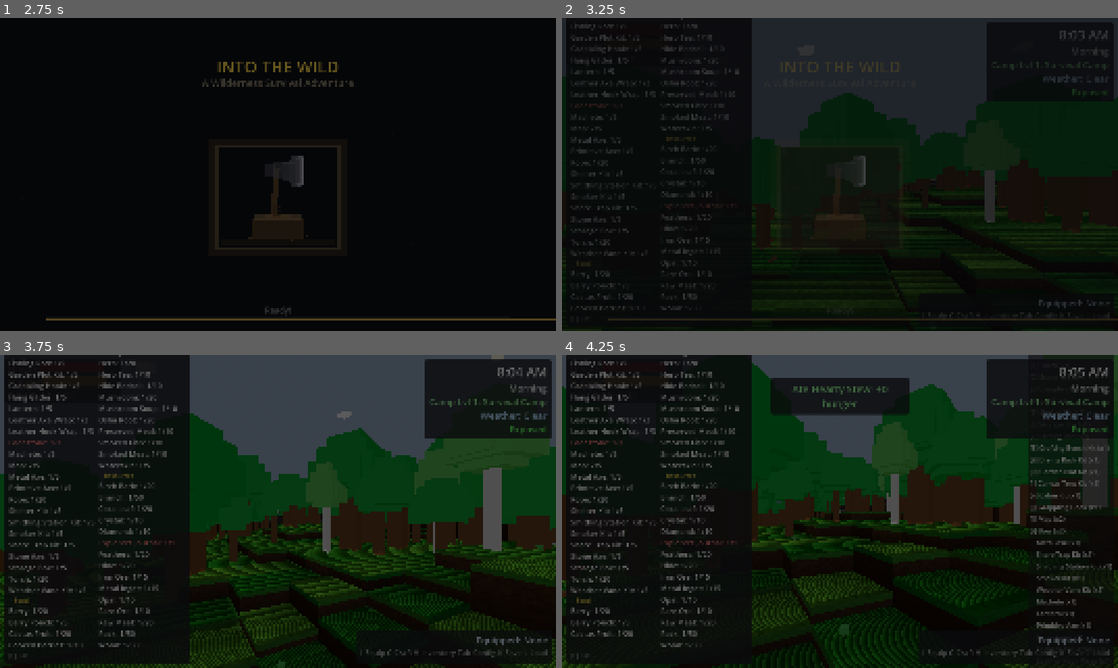
Above: before the commit, frames 1-4 (two rows, left to right).
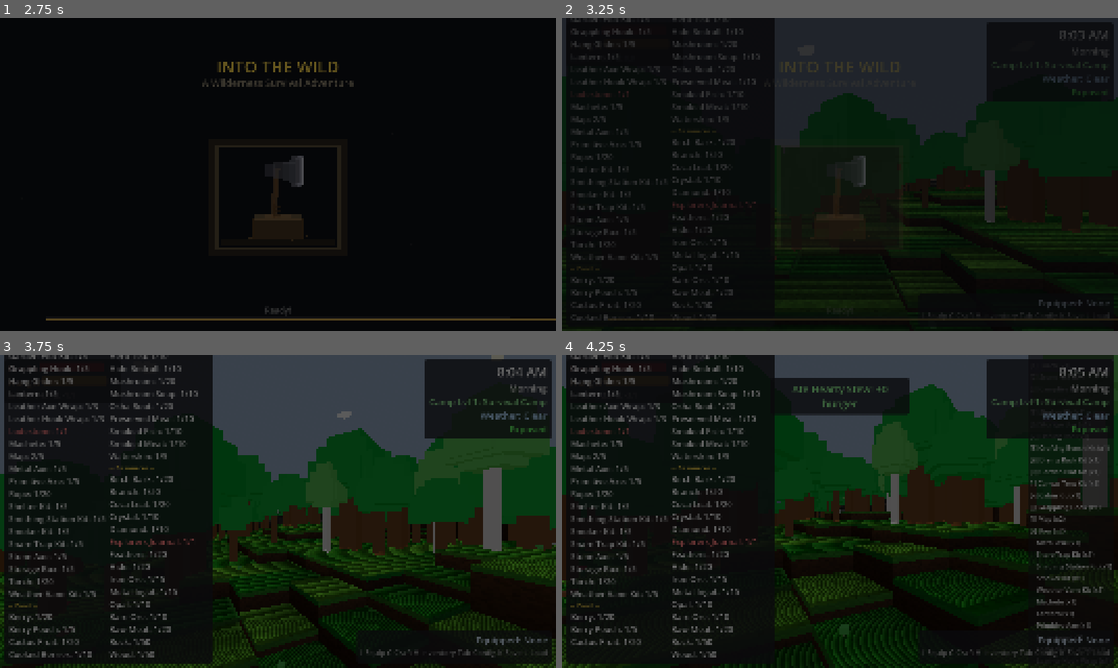
Above: after the commit, the same moments.

Repository: adchamberlain/into-the-wild
Game: Godot game, scene res://scenes/main.tscn
The game is run twice, just before and just after one commit, with the same random seed, the same clock (stepped at 60 frames per second) and the same inputs.
Inputs (mouse positions are in pixels of both pictures, inside the frame that each line leads up to):
- Up to frame 1 (2.75 s): tap Enter at 0.5, 2 s; move the mouse to (305, 174) at 0.52 s; hold F (eat) 0.53-1.28 s; hold W (move_forward) from 0.53 s (still down); click (305, 174) at 0.67 s; tap Space (jump) at 0.77, 1.07, 1.25, 1.52, 1.82 s; move the mouse to (250, 174) at 1.27 s; tap C (crouch) at 1.35 s; tap F (eat) at 1.55, 2.3 s; move the mouse to (289, 168) at 2.02 s; hold T (cycle_ammo) from 2.03 s (still down)
- Up to frame 2 (3.25 s): keep holding W (move_forward); move the mouse to (834, 180) at 2.77 s; release T (cycle_ammo) at 2.78 s; tap F (eat) at 2.85 s; click (834, 180) at 2.92 s; tap Space (jump) at 3.02 s
- Up to frame 3 (3.75 s): keep holding W (move_forward); tap Space (jump) at 3.32 s; move the mouse to (316, 514) at 3.52 s; hold E (interact) from 3.53 s (still down)
- Up to frame 4 (4.25 s): keep holding W (move_forward); keep holding E (interact); tap Space (jump) at 3.77, 4.07 s; tap F (eat) at 3.8 s; tap I (open_inventory) at 4.15 s

Frame 1 is identical in both runs. In frame 2, 5.4% of the frame differs, in the area x 1-39%, y 0-97%; in frame 3, 9.7%, in the area x 1-39%, y 0-99%; in frame 4, 9.2%.

Commit message:
Adjust inventory font sizes, remove eat hint, add controller toggle
Set inventory font sizes halfway between previous values (items 36px,
headers 29px, title 40px). Remove the eat hint label from the inventory
panel. Add D-pad Left as controller button to toggle inventory visibility.

Co-Authored-By: Claude Opus 4.6 <noreply@anthropic.com>

Diff:
--- a/scenes/ui/hud.tscn
+++ b/scenes/ui/hud.tscn
@@ -298,21 +298,21 @@
 layout_mode = 2
 theme_override_colors/font_color = Color(1, 1, 0.85, 1)
 theme_override_fonts/font = ExtResource("2_font")
+theme_override_font_sizes/font_size = 40
+text = "Inventory"
+
+[node name="Separator" type="HSeparator" parent="InventoryPanel/VBoxContainer"]
+layout_mode = 2
+
+[node name="ItemColumns" type="HBoxContainer" parent="InventoryPanel/VBoxContainer"]
+layout_mode = 2
+theme_override_constants/separation = 16
+
+[node name="EmptyLabel" type="Label" parent="InventoryPanel/VBoxContainer/ItemColumns"]
+layout_mode = 2
+theme_override_colors/font_color = Color(0.65, 0.65, 0.65, 1)
+theme_override_fonts/font = ExtResource("2_font")
 theme_override_font_sizes/font_size = 36
-text = "Inventory"
-
-[node name="Separator" type="HSeparator" parent="InventoryPanel/VBoxContainer"]
-layout_mode = 2
-
-[node name="ItemColumns" type="HBoxContainer" parent="InventoryPanel/VBoxContainer"]
-layout_mode = 2
-theme_override_constants/separation = 16
-
-[node name="EmptyLabel" type="Label" parent="InventoryPanel/VBoxContainer/ItemColumns"]
-layout_mode = 2
-theme_override_colors/font_color = Color(0.65, 0.65, 0.65, 1)
-theme_override_fonts/font = ExtResource("2_font")
-theme_override_font_sizes/font_size = 32
 text = "(empty)"
 
 [node name="EquippedPanel" type="PanelContainer" parent="."]
--- a/scripts/ui/hud.gd
+++ b/scripts/ui/hud.gd
@@ -40,7 +40,6 @@
 @onready var equip_hint_label: Label = $EquippedPanel/EquippedContainer/EquipHintLabel
 
 # Eat action hint
-var eat_hint_label: Label
 
 # Air bubble display (drowning)
 var bubble_container: HBoxContainer
@@ -265,9 +264,6 @@
 
 	# Create compass panel programmatically
 	_create_compass_panel()
-
-	# Create eat hint label at the bottom of the inventory panel
-	_create_eat_hint_label()
 
 	# Create desert heat indicator (hidden by default)
 	_create_heat_indicator()
@@ -338,7 +334,6 @@
 	# Update any visible prompts
 	_update_equipped_display()
 	_update_resting_prompt()
-	_update_eat_hint()
 
 
 func _on_interaction_cleared() -> void:
@@ -447,7 +442,7 @@
 
 	if using_controller:
 		# Controller prompts (Share=left button, Pad=touchpad, Menu=right button)
-		equip_hint_label.text = "Share-Equip  Pad-Craft  Menu-Pause"
+		equip_hint_label.text = "Share-Equip  Pad-Craft  D←-Inventory  Menu-Pause"
 	else:
 		# Keyboard prompts
 		equip_hint_label.text = "I-Equip C-Craft V-Inventory Tab-Config K-Save L-Load"
@@ -548,7 +543,6 @@
 			child.queue_free()
 
 	if items.is_empty():
-		_update_eat_hint()
 		return
 
 	# Sort items into categories
@@ -608,7 +602,7 @@
 			var cont_header: Label = Label.new()
 			cont_header.text = "-- %s --" % split_category
 			cont_header.add_theme_font_override("font", HUD_FONT)
-			cont_header.add_theme_font_size_override("font_size", 26)
+			cont_header.add_theme_font_size_override("font_size", 29)
 			cont_header.add_theme_color_override("font_color", Color(1, 0.85, 0.3, 1))
 			target_col.add_child(cont_header)
 
@@ -616,7 +610,7 @@
 			var header: Label = Label.new()
 			header.text = "-- %s --" % entry["category"]
 			header.add_theme_font_override("font", HUD_FONT)
-			header.add_theme_font_size_override("font_size", 26)
+			header.add_theme_font_size_override("font_size", 29)
 			header.add_theme_color_override("font_color", Color(1, 0.85, 0.3, 1))
 			target_col.add_child(header)
 			_section_labels[entry["category"]] = header
@@ -632,7 +626,7 @@
 			else:
 				label.text = "%s: %d" % [display_name, count]
 			label.add_theme_font_override("font", HUD_FONT)
-			label.add_theme_font_size_override("font_size", 32)
+			label.add_theme_font_size_override("font_size", 36)
 			# Color items near/at limit in yellow/red
 			if inventory.enforce_limits and limit > 0 and count >= limit:
 				label.add_theme_color_override("font_color", Color(1.0, 0.5, 0.5, 1))
@@ -646,9 +640,6 @@
 	# Widen the panel when using two columns
 	if inventory_panel:
 		inventory_panel.offset_right = 780.0 if use_two_columns else 400.0
-
-	# Update eat hint visibility
-	_update_eat_hint()
 
 
 func _on_campsite_level_changed(new_level: int) -> void:
@@ -994,12 +985,17 @@
 
 
 func _input(event: InputEvent) -> void:
-	# Toggle inventory visibility with V key
+	# Toggle inventory visibility with V key or open_inventory action (controller Share button)
 	if event is InputEventKey and event.pressed and not event.echo:
 		if event.physical_keycode == KEY_V:
 			_toggle_inventory()
 			get_viewport().set_input_as_handled()
 			return
+	# Controller D-pad Left toggles inventory
+	if event is InputEventJoypadButton and event.pressed and event.button_index == JOY_BUTTON_DPAD_LEFT:
+		_toggle_inventory()
+		get_viewport().set_input_as_handled()
+		return
 
 	# Dismiss celebration on any key or button press
 	if is_celebrating:
@@ -1067,31 +1063,6 @@
 
 	# Hide overlay when done
 	tween.tween_callback(func(): fade_overlay.visible = false)
-
-
-func _update_eat_hint() -> void:
-	if not eat_hint_label:
-		return
-
-	var has_food: bool = player and player.has_method("has_consumable") and player.has_consumable()
-	eat_hint_label.visible = has_food
-	if has_food:
-		var eat_key: String = _get_button_prompt("eat")
-		eat_hint_label.text = "[%s] Eat" % eat_key
-
-
-func _create_eat_hint_label() -> void:
-	var vbox: VBoxContainer = inventory_panel.get_node_or_null("VBoxContainer") if inventory_panel else null
-	if not vbox:
-		return
-
-	eat_hint_label = Label.new()
-	eat_hint_label.name = "EatHintLabel"
-	eat_hint_label.add_theme_font_override("font", HUD_FONT)
-	eat_hint_label.add_theme_font_size_override("font_size", 28)
-	eat_hint_label.add_theme_color_override("font_color", Color(0.6, 0.6, 0.6, 1))
-	eat_hint_label.visible = false
-	vbox.add_child(eat_hint_label)
 
 
 func _create_compass_panel() -> void:
Not shown: 1 places in scenes/effects/weather_particles.tscn that only renumber resources
